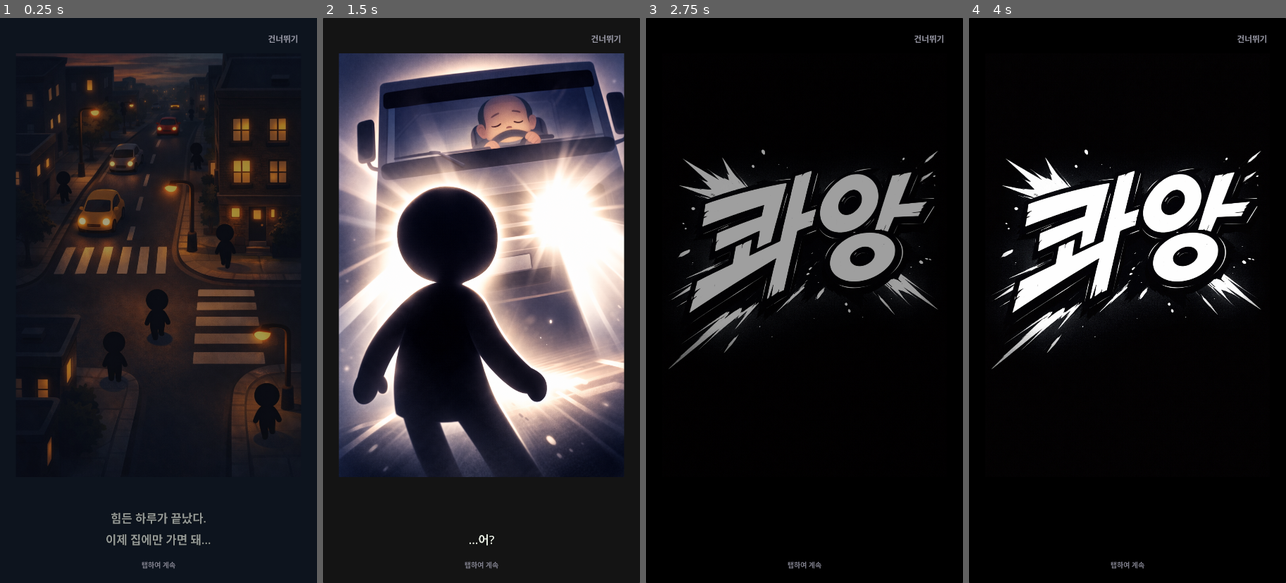
Above: before the commit, frames 1-4 (left to right).
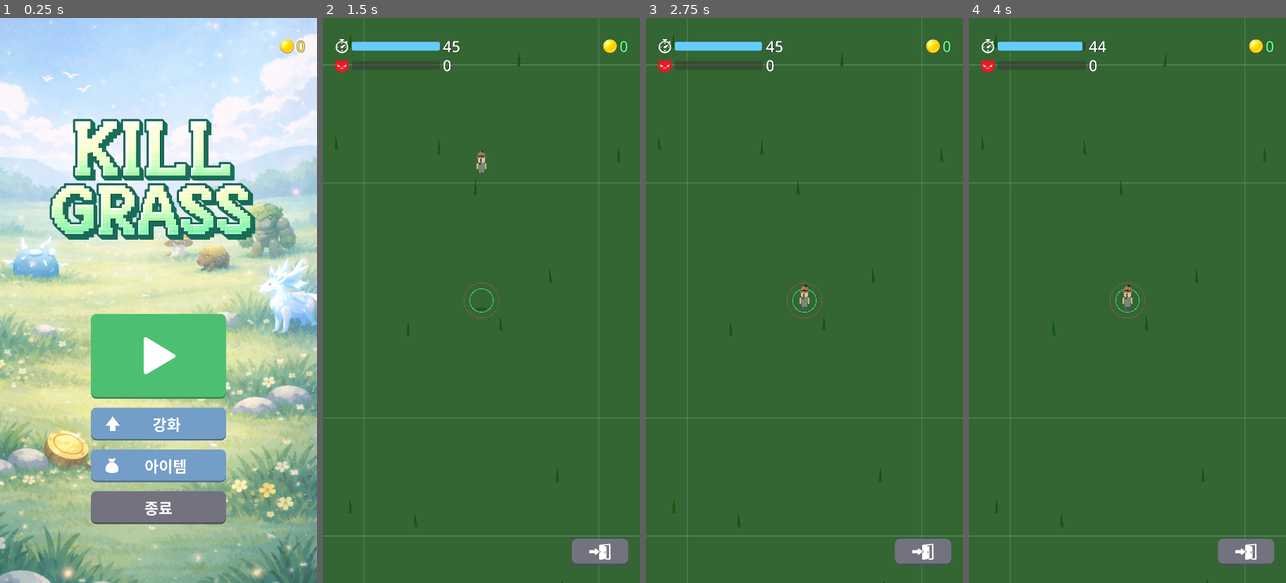
Above: after the commit, the same moments.

Repository: yellyB/game-kill_grass
Game: Godot game, scene res://scenes/ui/main_menu.tscn
Same seed, same stepped clock (60 frames per second), same inputs: the game is played once before the commit and once after it. Sound files missing from this copy of the repository are replaced by a short silence.
Inputs (mouse positions are in pixels of both pictures, inside the frame that each line leads up to):
- Up to frame 1 (0.25 s): no input
- Up to frame 2 (1.5 s): click (481, 357) at 0.52 s; click (481, 470) at 1.25 s, where only the run after the commit has a clickable "게임 입장"
- Up to frame 3 (2.75 s): click (804, 300) at 2.02 s
- Up to frame 4 (4 s): drag from (1235, 46) to (1159, 176) at 2.77 s; drag from (1064, 328) to (1111, 413) at 3.52 s

The runs differ from the first frame. In frame 1, 100% of the frame differs, in the area x 0-100%, y 0-100%; in frame 2, 100%; in frame 3, 100%; in frame 4, 100%.

Commit message:
Handle Android back button: close open panels instead of quitting
- Add _notification handler in main_menu for WM_GO_BACK_REQUEST
- Close quit dialog, upgrade panel, item panel, or world select if open
- Ignore back button when no panel is open
- Set quit_on_go_back=false in project settings

Co-Authored-By: Claude Opus 4.6 <noreply@anthropic.com>

Diff:
--- a/project.godot
+++ b/project.godot
@@ -14,6 +14,7 @@
 run/main_scene="res://scenes/ui/main_menu.tscn"
 config/features=PackedStringArray("4.3", "Mobile")
 config/icon="res://icon.svg"
+config/quit_on_go_back=false
 
 [autoload]
 
@@ -26,8 +27,8 @@
 
 window/size/viewport_width=1080
 window/size/viewport_height=1920
-window/size/window_width_override=900
-window/size/window_height_override=1500
+window/size/window_width_override=1200
+window/size/window_height_override=2000
 window/stretch/mode="viewport"
 window/stretch/aspect="keep_width"
 window/handheld/orientation=1
--- a/scripts/main_menu.gd
+++ b/scripts/main_menu.gd
@@ -93,9 +93,9 @@
   # Main menu BGM
   _start_menu_bgm()
 
-  # Show prologue on first launch
-  if not GameManager.prologue_seen:
-    _show_prologue()
+  # Show prologue on first launch (temporarily disabled)
+  #if not GameManager.prologue_seen:
+  #  _show_prologue()
 
 
 var _menu_bgm: AudioStreamPlayer
@@ -124,6 +124,17 @@
   if _menu_bgm:
     _menu_bgm.stop()
   get_tree().change_scene_to_file("res://scenes/core/main.tscn")
+
+func _notification(what: int) -> void:
+  if what == NOTIFICATION_WM_GO_BACK_REQUEST:
+    if quit_confirm_dialog.visible:
+      quit_confirm_dialog.hide_dialog()
+    elif upgrade_panel.is_open:
+      upgrade_panel._on_close_pressed()
+    elif item_panel.is_open:
+      item_panel._on_close_pressed()
+    elif world_overlay != null:
+      _close_world_select()
 
 func _on_upgrade_pressed() -> void:
   GameManager.play_button_click()
